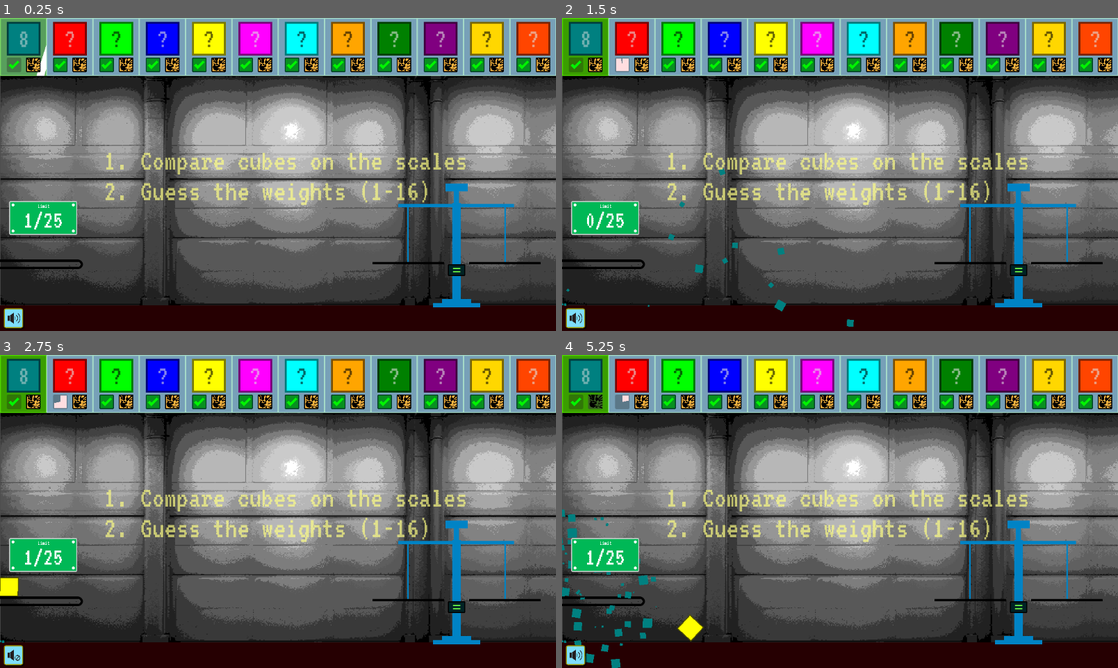
Above: before the commit, frames 1-4 (two rows, left to right).
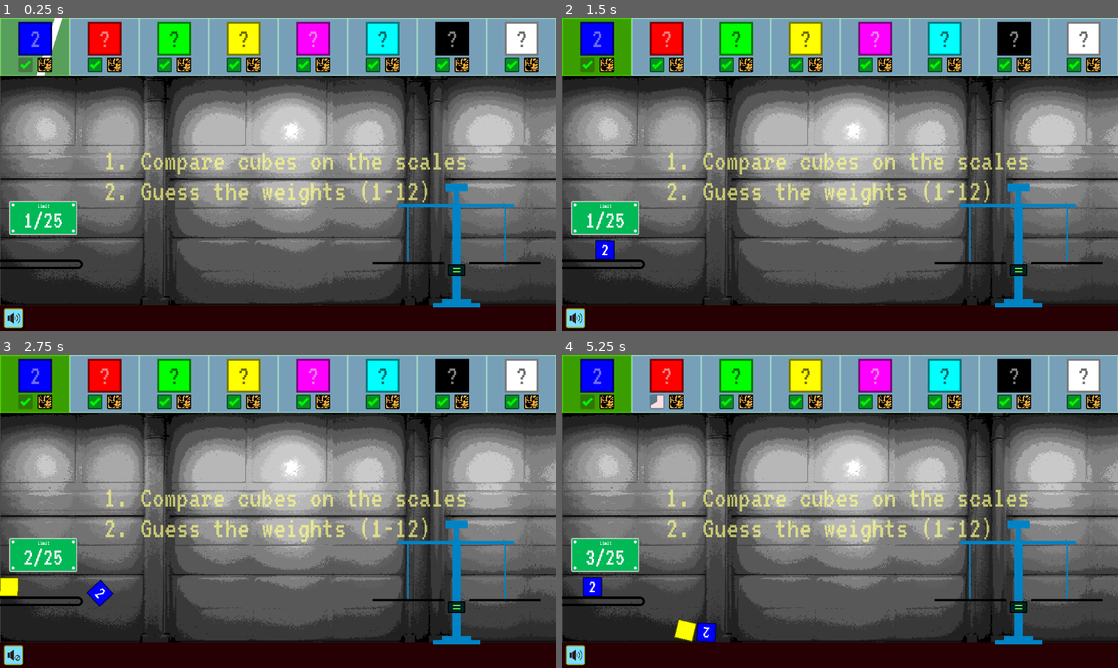
Above: after the commit, the same moments.

Repository: bjornarprytz/scale
Game: Godot game, scene res://main.tscn
Two runs of this game, one before a commit and one after it. Both use one fixed random seed, a clock stepped at 60 frames per second and the inputs below.
Inputs (mouse positions are in pixels of both pictures, inside the frame that each line leads up to):
- Up to frame 1 (0.25 s): no input
- Up to frame 2 (1.5 s): click (595, 64) at 0.52 s; click (623, 64) at 1.27 s
- Up to frame 3 (2.75 s): click (16, 655) at 2 s
- Up to frame 4 (5.25 s): click (595, 401) at 2.77 s; click (656, 401) at 3.52 s; click (578, 655) at 4.25 s; click (595, 401) at 5.02 s

The runs differ from the first frame. In frame 1, 14% of the frame differs, in the area x 1-99%, y 0-59%; in frame 2, 15%; in frame 3, 14%; in frame 4, 15%, in the area x 0-99%, y 0-100%.

Commit message:
Reverted to 8 elements and 1-12 weights

Diff:
--- a/src/autoload/autoload.gd
+++ b/src/autoload/autoload.gd
@@ -1,8 +1,7 @@
 extends Node2D
 class_name Global
 
-const NUM_ELEMENTS = 10
-const MAX_WEIGHT = 16
+const MAX_WEIGHT = 12
 const MIN_WEIGHT = 1
 const PENALTY_CAP = 15.0
 
@@ -88,10 +87,6 @@
 		Color.from_string("FFFF00", Color.DEEP_PINK),
 		Color.from_string("FF00FF", Color.DEEP_PINK),
 		Color.from_string("00FFFF", Color.DEEP_PINK),
-		Color.from_string("FFA500", Color.DEEP_PINK),
-		Color.from_string("008000", Color.DEEP_PINK),
-		Color.from_string("800080", Color.DEEP_PINK),
-		Color.from_string("FFD700", Color.DEEP_PINK),
-		Color.from_string("008080", Color.DEEP_PINK),
-		Color.from_string("FF4500", Color.DEEP_PINK)
+		Color.from_string("000000", Color.DEEP_PINK),
+		Color.from_string("FFFFFF", Color.DEEP_PINK),
 	]
--- a/src/main.tscn
+++ b/src/main.tscn
@@ -273,7 +273,7 @@
 offset_left = 42.0
 offset_top = 720.0
 offset_right = 2000.0
-offset_bottom = 2452.0
+offset_bottom = 2540.0
 scale = Vector2(0.5, 0.5)
 theme = SubResource("Theme_5d002")
 bbcode_enabled = true
@@ -288,6 +288,7 @@
 - Icons by Josy Dom Alexis
 - Icons by Jan
 - Icons by OpenClipart-Vectors
+- Icon by Samuel1983
 - Sound Effects from Pixabay themselves
 - Sound Effect by Charlie Raven"
 
--- /dev/null
+++ b/src/things/settings.tscn
@@ -0,0 +1,67 @@
+[gd_scene format=3 uid="uid://d0wbyglqtv2lk"]
+
+[node name="Panel" type="Panel"]
+offset_right = 254.0
+offset_bottom = 138.0
+
+[node name="SettingsMenu" type="VBoxContainer" parent="."]
+layout_mode = 1
+anchors_preset = 15
+anchor_right = 1.0
+anchor_bottom = 1.0
+offset_bottom = -11.0
+grow_horizontal = 2
+grow_vertical = 2
+
+[node name="Element" type="HBoxContainer" parent="SettingsMenu"]
+layout_mode = 2
+
+[node name="ElementTypes" type="RichTextLabel" parent="SettingsMenu/Element"]
+layout_mode = 2
+size_flags_horizontal = 3
+text = "Element Types"
+fit_content = true
+
+[node name="Count" type="RichTextLabel" parent="SettingsMenu/Element"]
+layout_mode = 2
+size_flags_horizontal = 3
+text = "10"
+
+[node name="ElementTypesSlider" type="HSlider" parent="SettingsMenu"]
+layout_mode = 2
+min_value = 5.0
+max_value = 12.0
+value = 10.0
+
+[node name="Weight" type="HBoxContainer" parent="SettingsMenu"]
+layout_mode = 2
+
+[node name="WeightRange" type="RichTextLabel" parent="SettingsMenu/Weight"]
+layout_mode = 2
+size_flags_horizontal = 3
+text = "Weight Range
+"
+fit_content = true
+autowrap_mode = 0
+
+[node name="Range" type="RichTextLabel" parent="SettingsMenu/Weight"]
+layout_mode = 2
+size_flags_horizontal = 3
+text = "1-16"
+fit_content = true
+
+[node name="HBoxContainer" type="HBoxContainer" parent="SettingsMenu"]
+layout_mode = 2
+
+[node name="WeightRangeSlider" type="HSlider" parent="SettingsMenu/HBoxContainer"]
+layout_mode = 2
+size_flags_horizontal = 3
+
+[node name="WeightRangeSlider2" type="HSlider" parent="SettingsMenu/HBoxContainer"]
+layout_mode = 2
+size_flags_horizontal = 3
+
+[node name="Button" type="Button" parent="SettingsMenu"]
+layout_mode = 2
+text = "Ok"
+flat = true
Binary file added: src/things/gear-1119298_1280.png
Not shown, added: src/things/gear-1119298_1280.png.import
Not shown, changed: readme.md
